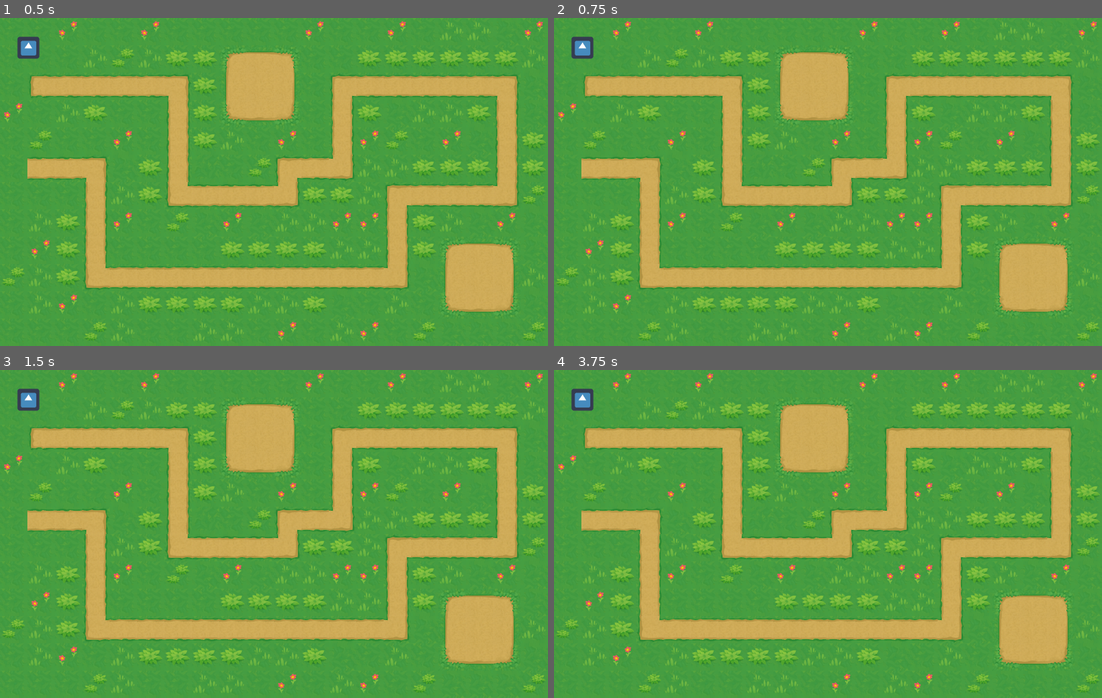
Above: before the commit, frames 1-4 (two rows, left to right).
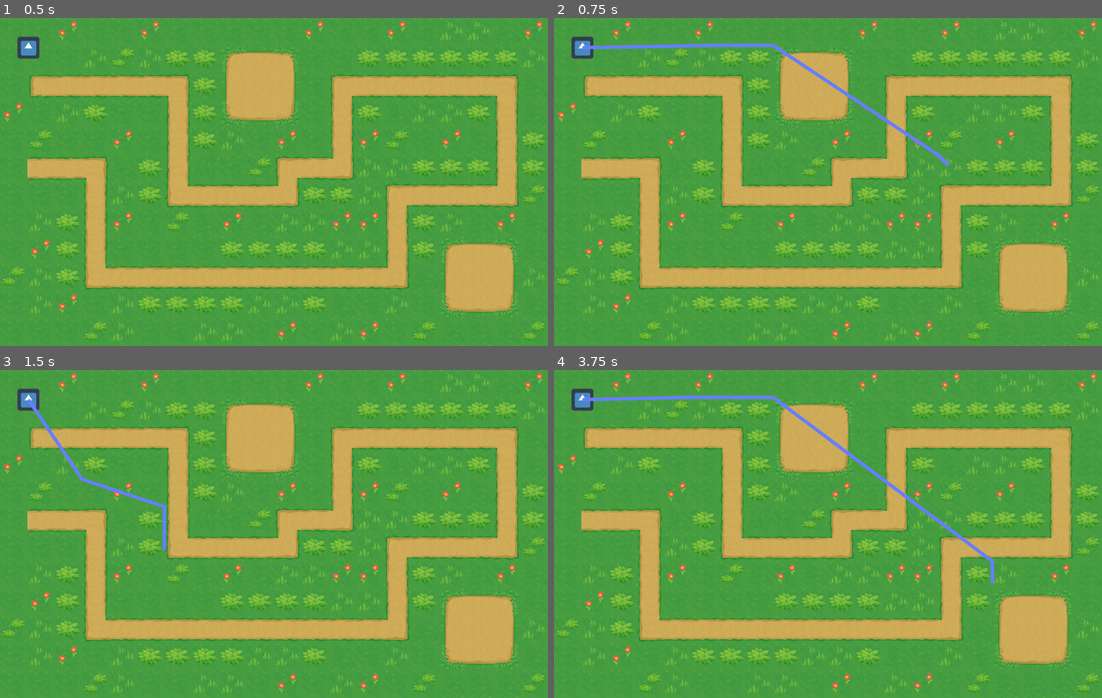
Above: after the commit, the same moments.

Repository: alexandrepeluchi/godot-pathfinding
Game: Godot game, scene res://Level/Pathfinding.tscn
Same seed, same stepped clock (60 frames per second), same inputs: the game is played once before the commit and once after it. The engine's default icon, where the game draws it, is replaced by a stand-in: a white triangle on a blue panel in a dark square.
Inputs (mouse positions are in pixels of both pictures, inside the frame that each line leads up to):
- Up to frame 1 (0.5 s): no input
- Up to frame 2 (0.75 s): tap Enter at 0.5 s; move the mouse to (948, 165) at 0.52 s; click (948, 165) at 0.67 s
- Up to frame 3 (1.5 s): tap Space at 1.25 s; move the mouse to (164, 550) at 1.27 s; click (164, 550) at 1.42 s
- Up to frame 4 (3.75 s): tap Enter at 2, 3.5 s; move the mouse to (882, 461) at 2.02 s; click (882, 461) at 2.17 s; tap Space at 2.75 s; move the mouse to (800, 599) at 2.77 s; click (800, 599) at 2.92 s; move the mouse to (992, 583) at 3.52 s; click (992, 583) at 3.67 s

Frame 1 is identical in both runs. In frame 2, 0.9% of the frame differs, in the area x 5-73%, y 7-46%; in frame 3, 0.5%; in frame 4, 1.0%, in the area x 5-81%, y 7-65%.

Commit message:
Script para reconhecer o botão esquerdo do mouse e desenhar o caminho

Diff:
--- a/Level/Pathfinding.gd
+++ b/Level/Pathfinding.gd
@@ -6,4 +6,12 @@
 
 
 func _unhandled_input(event: InputEvent) -> void:
-	pass
+	if not event is InputEventMouseButton:
+		return
+
+	if event.button_index != BUTTON_LEFT or not event.pressed:
+		return
+
+	var new_path := nav_2d.get_simple_path(character.global_position, event.global_position)
+	line_2d.points = new_path
+	character.path = new_path
